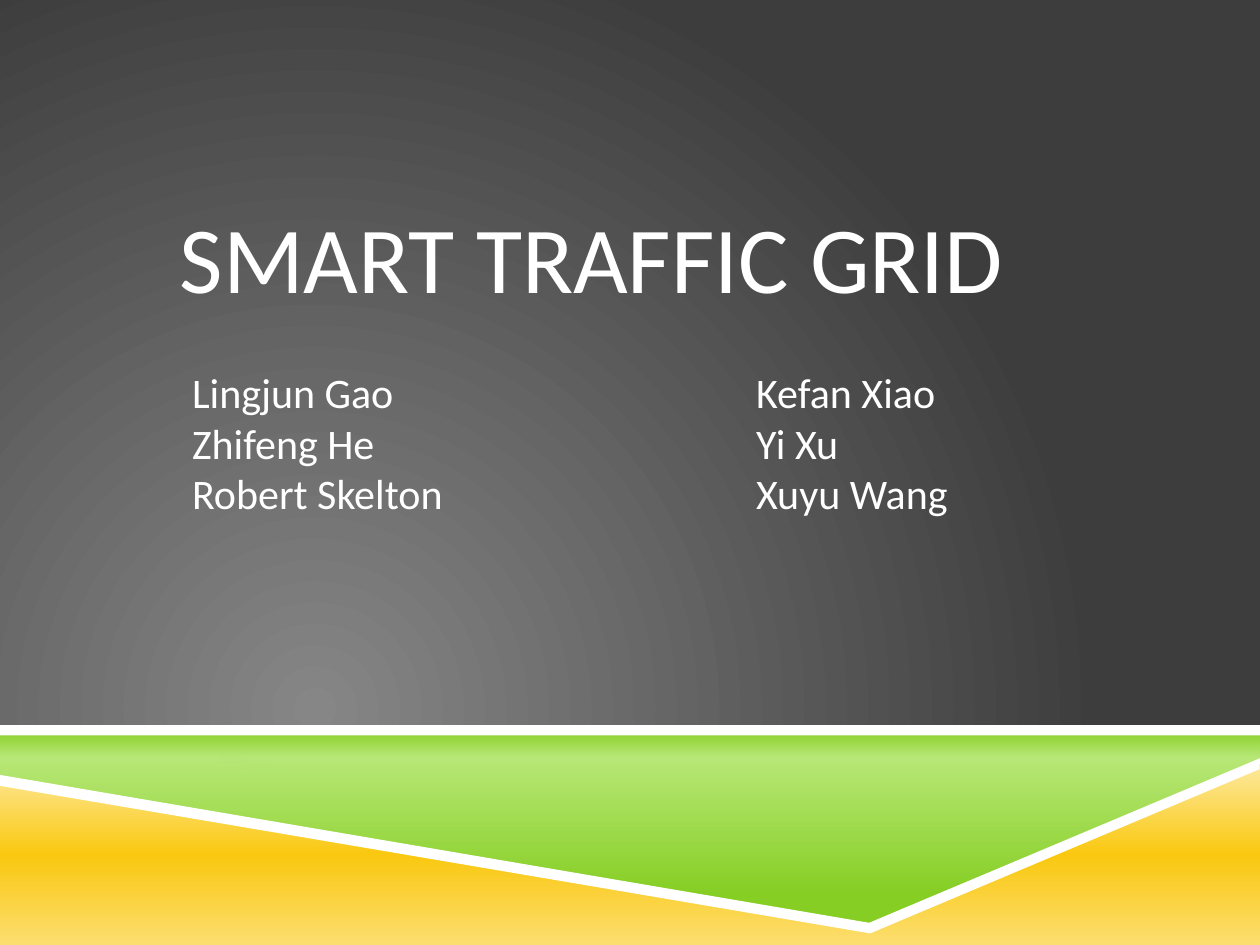
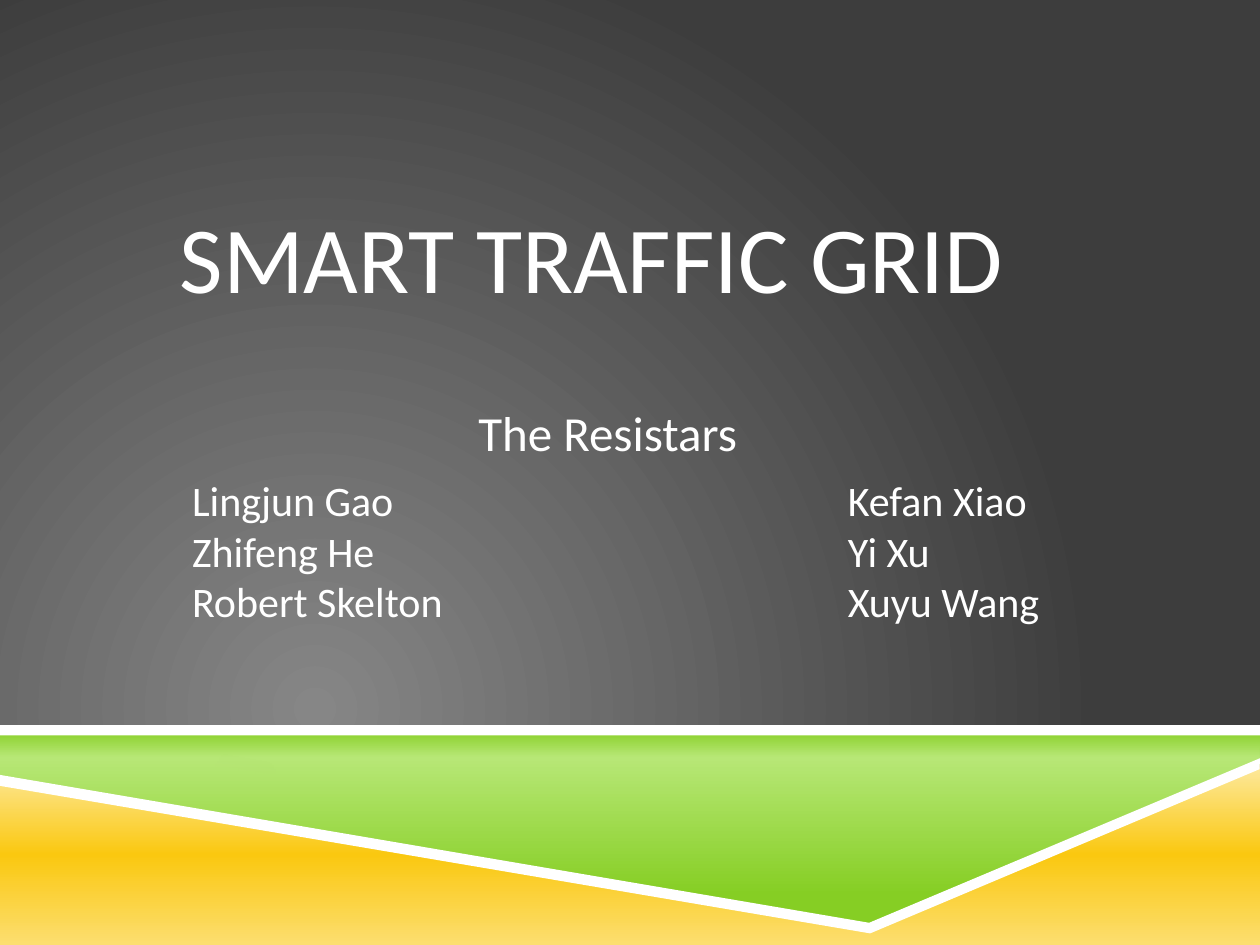
Before and after one commit to global-urban-datafest/Auburn-smartTrafficGrid, a slide deck: slide 1 of smartTrafficGridPresentation.pptx. Drawn at 1260x945 pixels with LibreOffice and Linux fonts; fonts in the diff are those of the drawing; background and template pictures are left out. Boxes give left, top, right and bottom in pixels: in the first picture for what was removed or moved away, otherwise in the second. Text is boxed around its words. In the diff, an @@ line names an element or a change of style, - is before the commit and + after.

```diff
--- a/smartTrafficGridPresentation.pptx
+++ b/smartTrafficGridPresentation.pptx
@@ text added at <box>478,417,737,452</box>, 28 pt, text #FFFFFF @@
+The Resistars
@@ text "Lingjun Gao": place and size @@
-text "Lingjun Gao" at <box>192,379,442,509</box>
+text "Lingjun Gao" at <box>192,487,442,617</box>
@@ text "Kefan Xiao": place and size @@
-text "Kefan Xiao" at <box>756,379,948,516</box>
+text "Kefan Xiao" at <box>848,487,1039,624</box>
```
Also in this commit, not shown: 1 other slide changed, 1 slide added.
